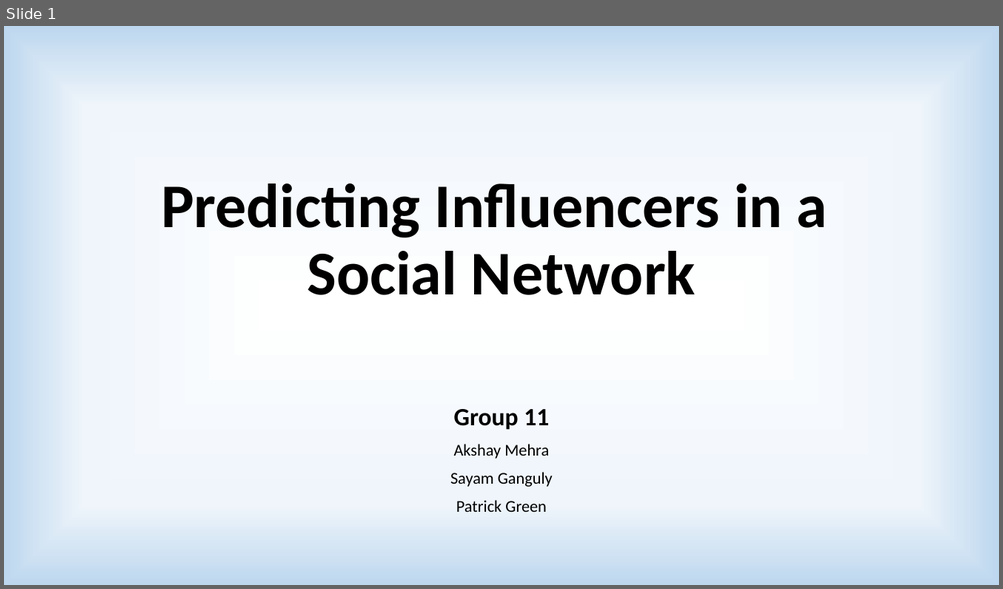
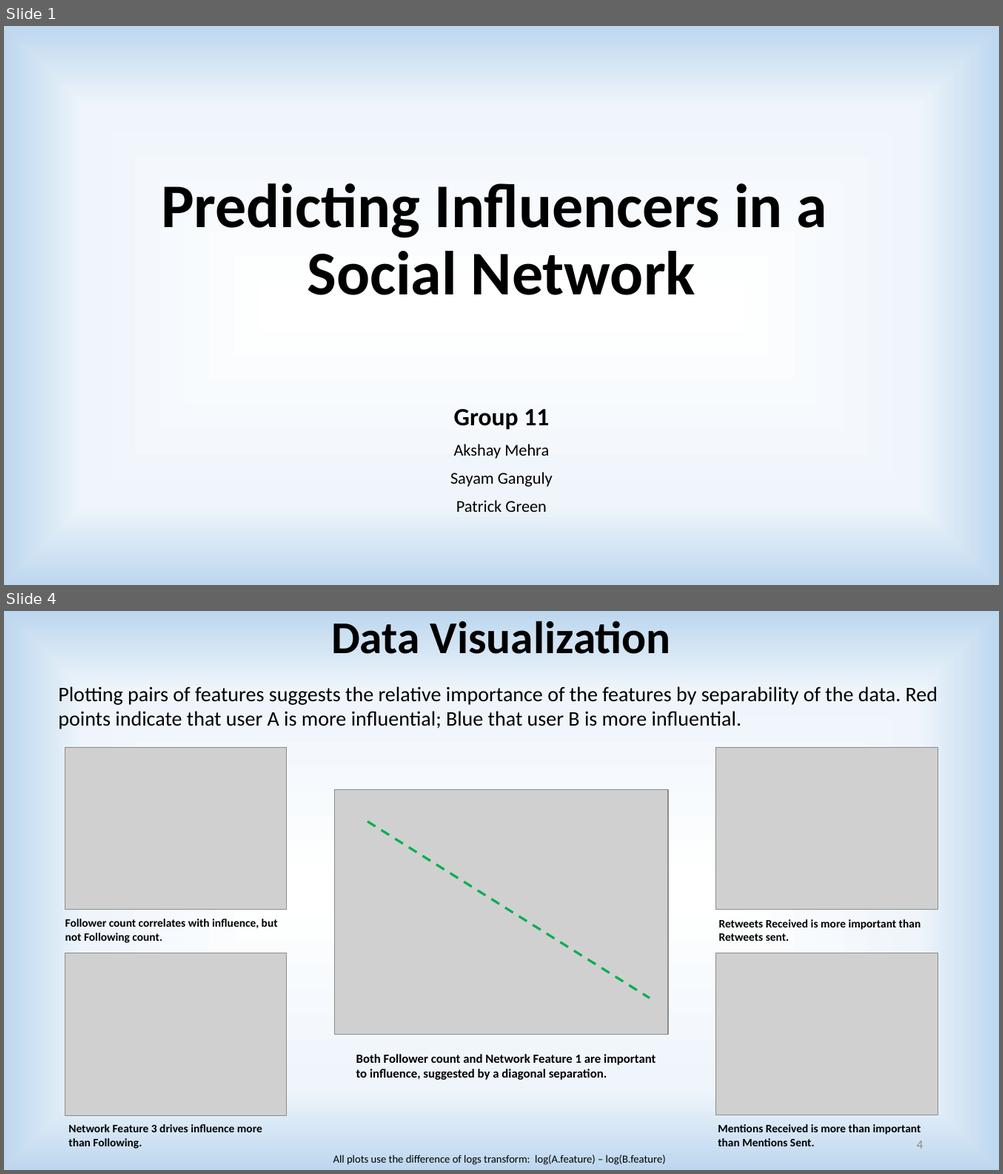
Before and after one commit to akshaymehra24/who-is-more-influential, a slide deck: Predicting Influencers in a Social Network.pptx. Shown one above the other, each under a label of ours: slide 1 before the commit, slides 1 and 4 after it; the slides between them are not shown. The pictures are 1003x589 and 1003x1174 pixels, drawn with LibreOffice and Linux fonts; fonts in the diff are those of the drawing; grey boxes stand for pictures. Boxes give left, top, right and bottom in pixels: in the first picture for what was removed or moved away, otherwise in the second. Text is boxed around its words. In the diff, an @@ line names an element or a change of style, - is before the commit and + after.

```diff
--- a/Predicting Influencers in a Social Network.pptx
+++ b/Predicting Influencers in a Social Network.pptx
@@ slide 4 added at box(4, 611, 999, 1170), background gradient #FFFFFF to #EFF5FB to #BDD7EE @@
@@ title added at box(331, 621, 671, 654), 44 pt, text #000000, bold @@
+Data Visualization
@@ text added at box(58, 686, 937, 729), 20 pt, text #000000 @@
+Plotting pairs of features suggests the relative importance of the features by separability of the data. Red points indicate that user A is more influential; Blue that user B is more influential.
@@ picture added at box(65, 748, 287, 910) @@
@@ picture added at box(716, 748, 937, 910) @@
@@ picture added at box(335, 790, 668, 1035) @@
@@ line added from (367, 821) to (649, 998), #00B050 2.25 pt dashed @@
@@ text added at box(65, 919, 278, 943), 11 pt, text #000000, bold @@
+Follower count correlates with influence, but not Following count.
@@ text added at box(719, 920, 921, 941), 11 pt, text #000000, bold @@
+Retweets Received is more important than Retweets sent.
@@ picture added at box(65, 954, 287, 1116) @@
@@ picture added at box(716, 954, 937, 1116) @@
@@ text added at box(356, 1054, 655, 1080), 12 pt, text #000000, bold @@
+Both Follower count and Network Feature 1 are important to influence, suggested by a diagonal separation.
@@ text added at box(68, 1125, 262, 1149), 11 pt, text #000000, bold @@
+Network Feature 3 drives influence more than Following.
@@ text added at box(717, 1125, 921, 1147), 11 pt, text #000000, bold @@
+Mentions Received is more than important than Mentions Sent.
@@ page number added at box(916, 1141, 922, 1149), 12 pt, text #8C8C8C @@
+4
@@ text added at box(333, 1155, 666, 1165), 10.5 pt, text #000000 @@
+All plots use the difference of logs transform: log(A.feature) – log(B.feature)
```
Also in this commit, not shown: 6 slides changed, 7 other slides added, 10 slides removed, 13 other files.
